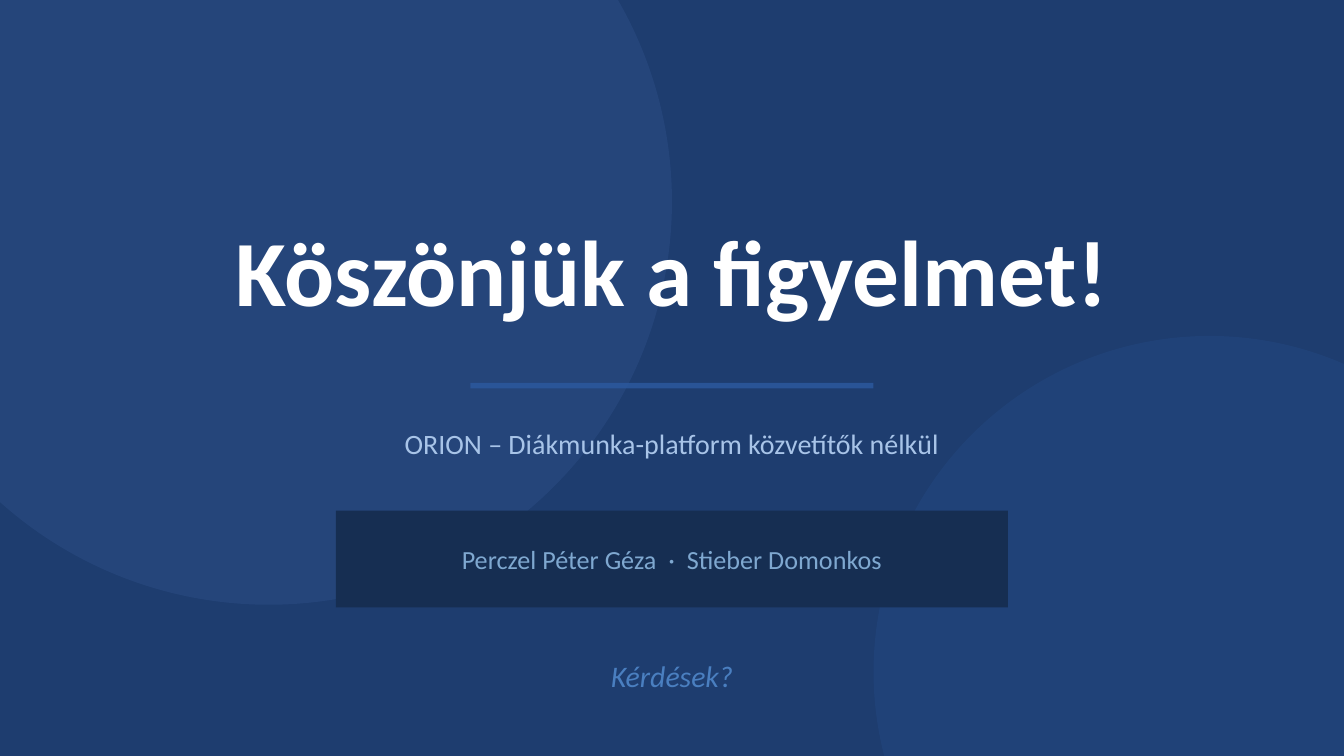
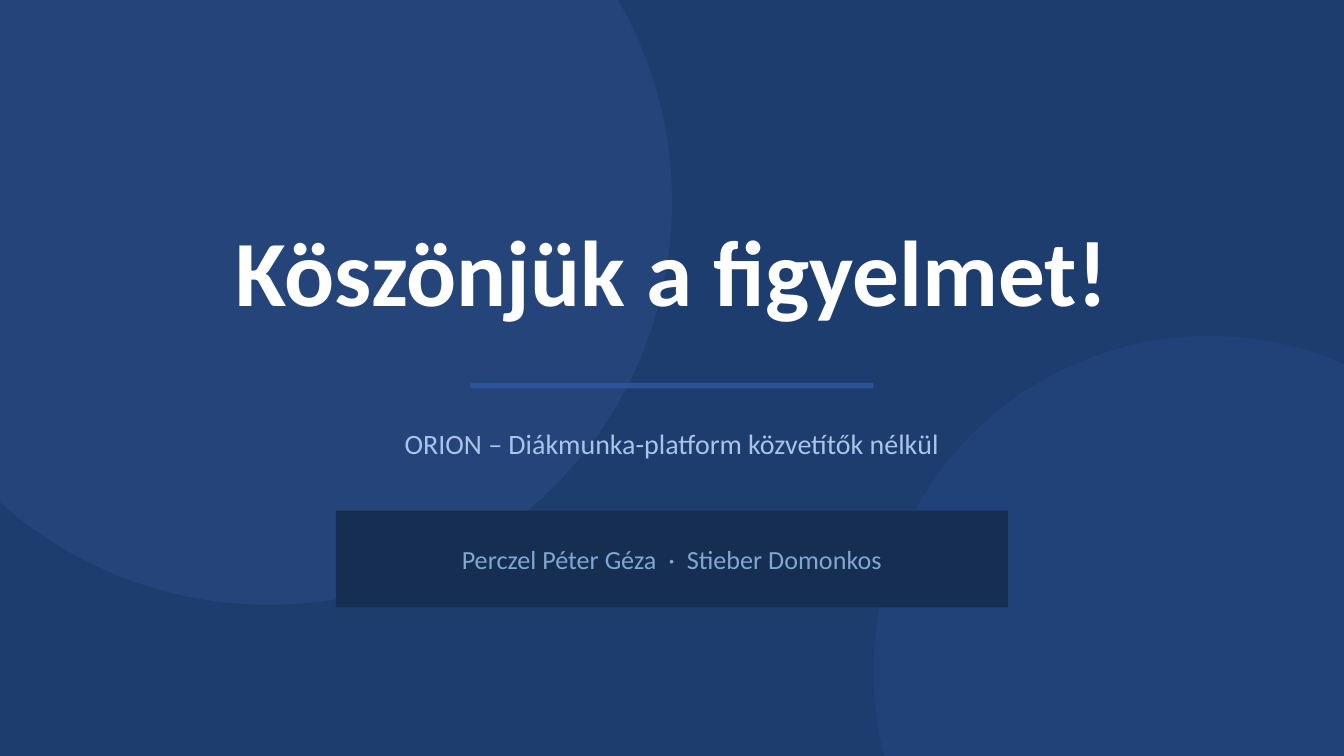
Before and after one commit to DomonkosTech/Orion, a slide deck: slide 21 of docs/Orion_Prezentacio.pptx (slide 16 before the commit). Drawn at 1344x756 pixels with LibreOffice and Linux fonts; fonts in the diff are those of the drawing. Boxes give left, top, right and bottom in pixels: in the first picture for what was removed or moved away, otherwise in the second. Text is boxed around its words. In the diff, an @@ line names an element or a change of style, - is before the commit and + after.

```diff
--- a/docs/Orion_Prezentacio.pptx
+++ b/docs/Orion_Prezentacio.pptx
@@ text removed at box(611, 666, 733, 687) @@
-Kérdések?
```
Also in this commit, not shown: 11 other slides changed, 5 slides added, 1 other file.
